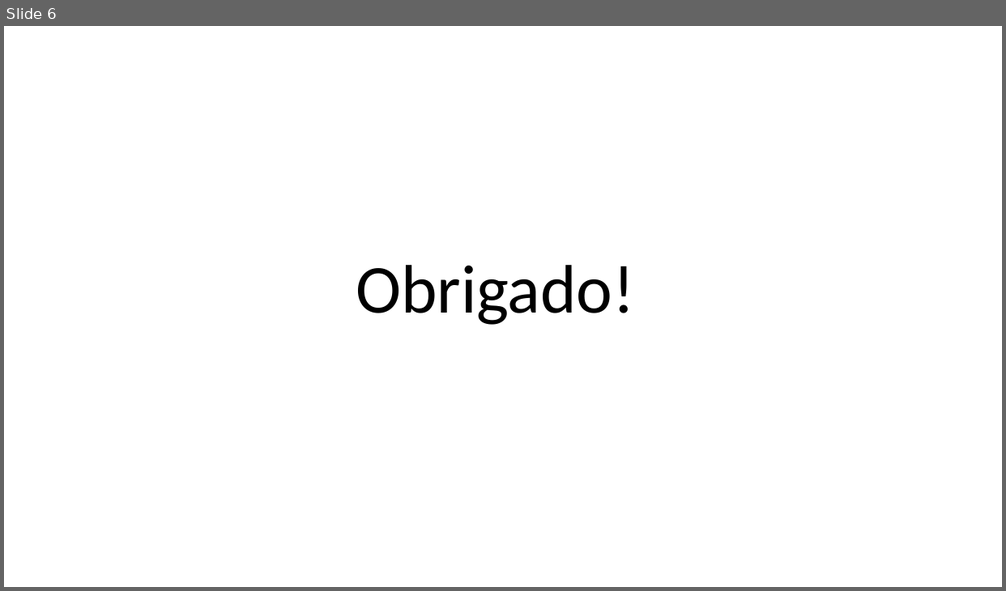
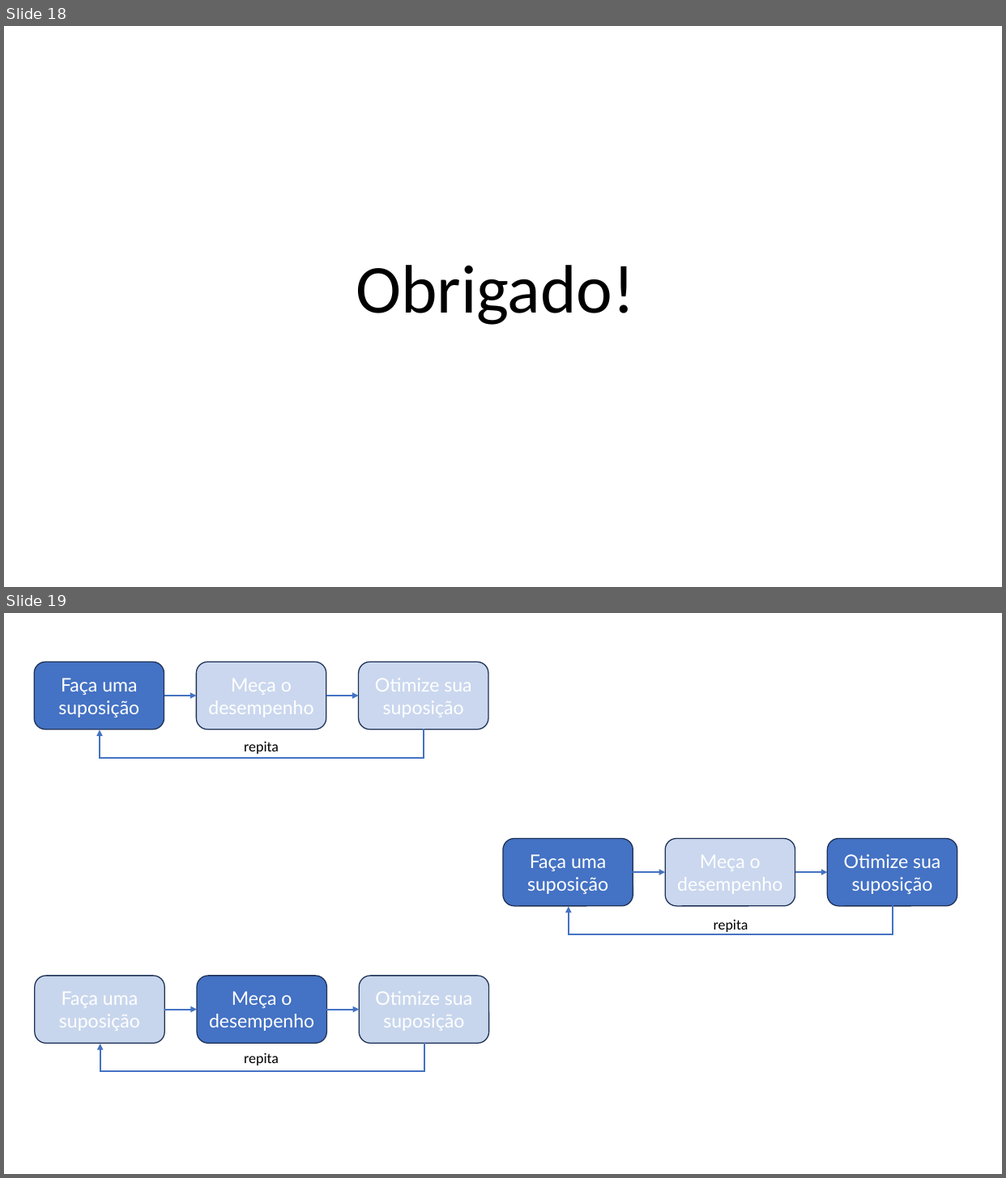
Before and after one commit to zz4fap/tp557-iot-ml, a slide deck: slides/TP557_5_Medindo_a_precisão_de_um_modelo_de_ML.pptx. Shown one above the other, each under a label of ours: slide 6 before the commit, slides 18 and 19 after it. The pictures are 1006x591 and 1006x1178 pixels, drawn with LibreOffice and Linux fonts; fonts in the diff are those of the drawing. Boxes give left, top, right and bottom in pixels: in the first picture for what was removed or moved away, otherwise in the second. Text is boxed around its words. In the diff, an @@ line names an element or a change of style, - is before the commit and + after.

```diff
--- a/slides/TP557_5_Medindo_a_precisão_de_um_modelo_de_ML.pptx
+++ b/slides/TP557_5_Medindo_a_precisão_de_um_modelo_de_ML.pptx
@@ slide 19 added at <box>4,613,1002,1174</box>, background #FFFFFF @@
@@ group added at <box>34,662,489,758</box>: 3 rounded rectangles, 2 arrows, 1 elbow arrow, 1 text @@
+Faça uma suposição
+Meça o desempenho
+Otimize sua suposição
+repita
@@ group added at <box>503,838,957,935</box>: 3 rounded rectangles, 2 arrows, 1 elbow arrow, 1 text @@
+Faça uma suposição
+Meça o desempenho
+Otimize sua suposição
+repita
@@ group added at <box>35,976,489,1072</box>: 3 rounded rectangles, 2 arrows, 1 elbow arrow, 1 text @@
+Faça uma suposição
+Meça o desempenho
+Otimize sua suposição
+repita
@@ what was slide 6 is now slide 18 @@
```
Also in this commit, not shown: 13 other slides added, 1 slide removed, 3 other files.
